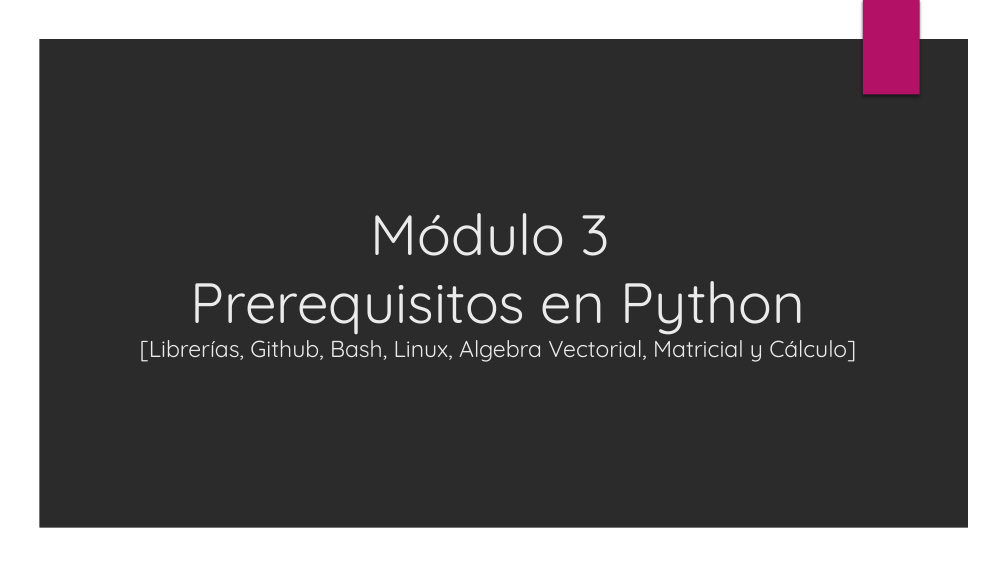
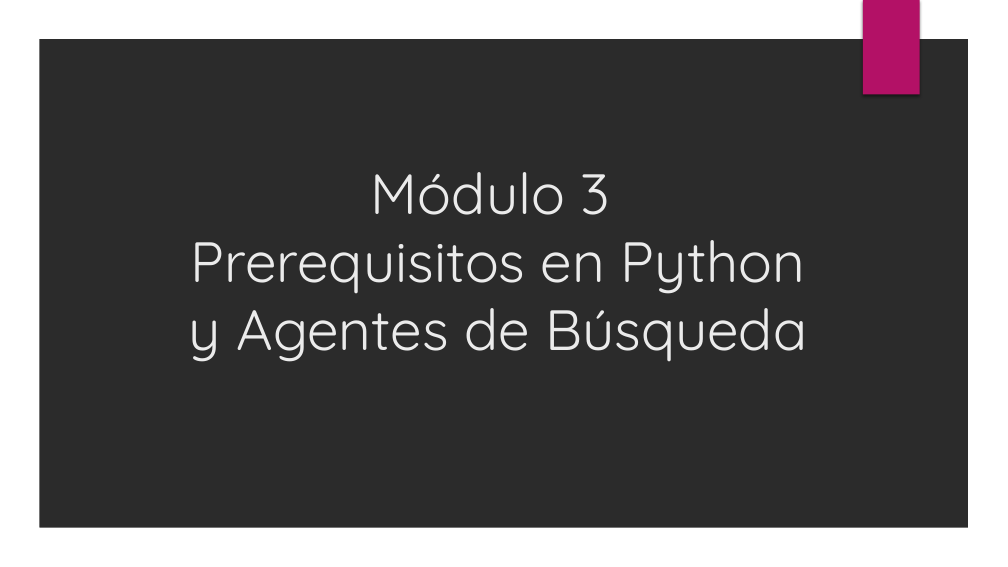
Before and after one commit to vPancake7/Inteligencia-Artificial, a slide deck: slide 3 of Presentacion/Moodle Chapters.pptx. Drawn at 1008x567 pixels with LibreOffice and Linux fonts; fonts in the diff are those of the drawing; background and template pictures are left out; a plain dark background stands for a picture behind light text. Boxes give left, top, right and bottom in pixels: in the first picture for what was removed or moved away, otherwise in the second. Text is boxed around its words. In the diff, an @@ line names an element or a change of style, - is before the commit and + after.

Commit message:
Presentación

```diff
--- a/Presentacion/Moodle Chapters.pptx
+++ b/Presentacion/Moodle Chapters.pptx
@@ title at [189, 172, 807, 362]: text changed; size 22 to 54 pt @@
-Módulo 3
-Prerequisitos en Python
-[Librerías, Github, Bash, Linux, Algebra Vectorial, Matricial y Cálculo]
+Módulo 3
+Prerequisitos en Python
+y Agentes de Búsqueda
```
Also in this commit, not shown: 1 slide added, 2 other files.
